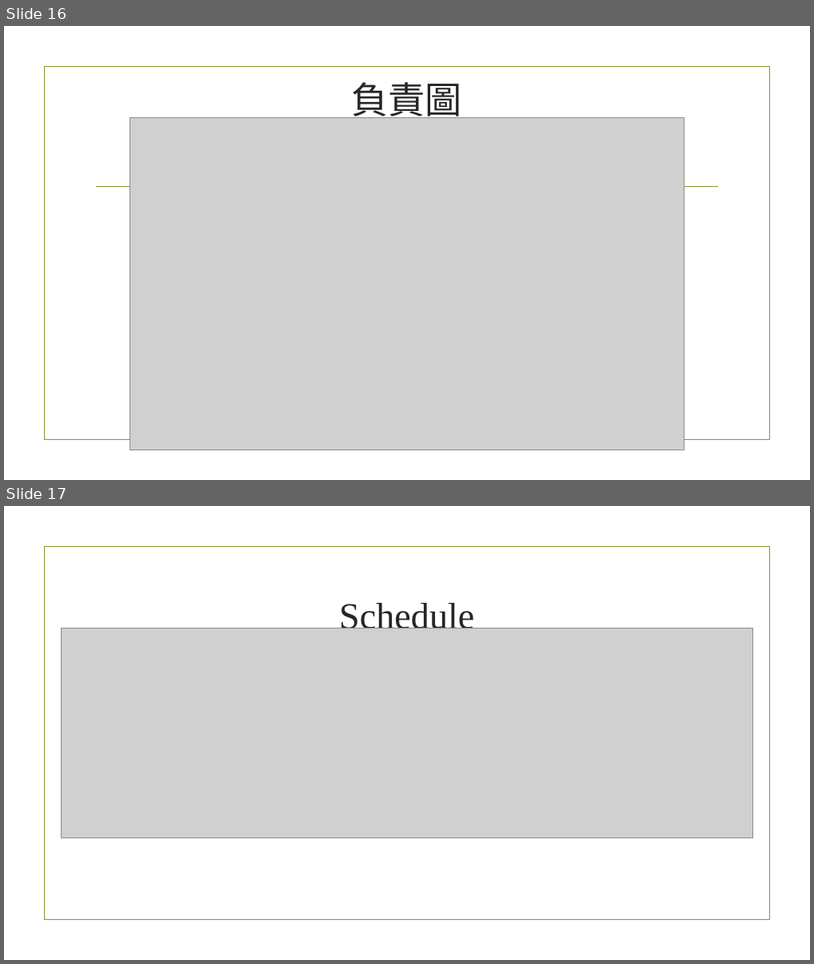
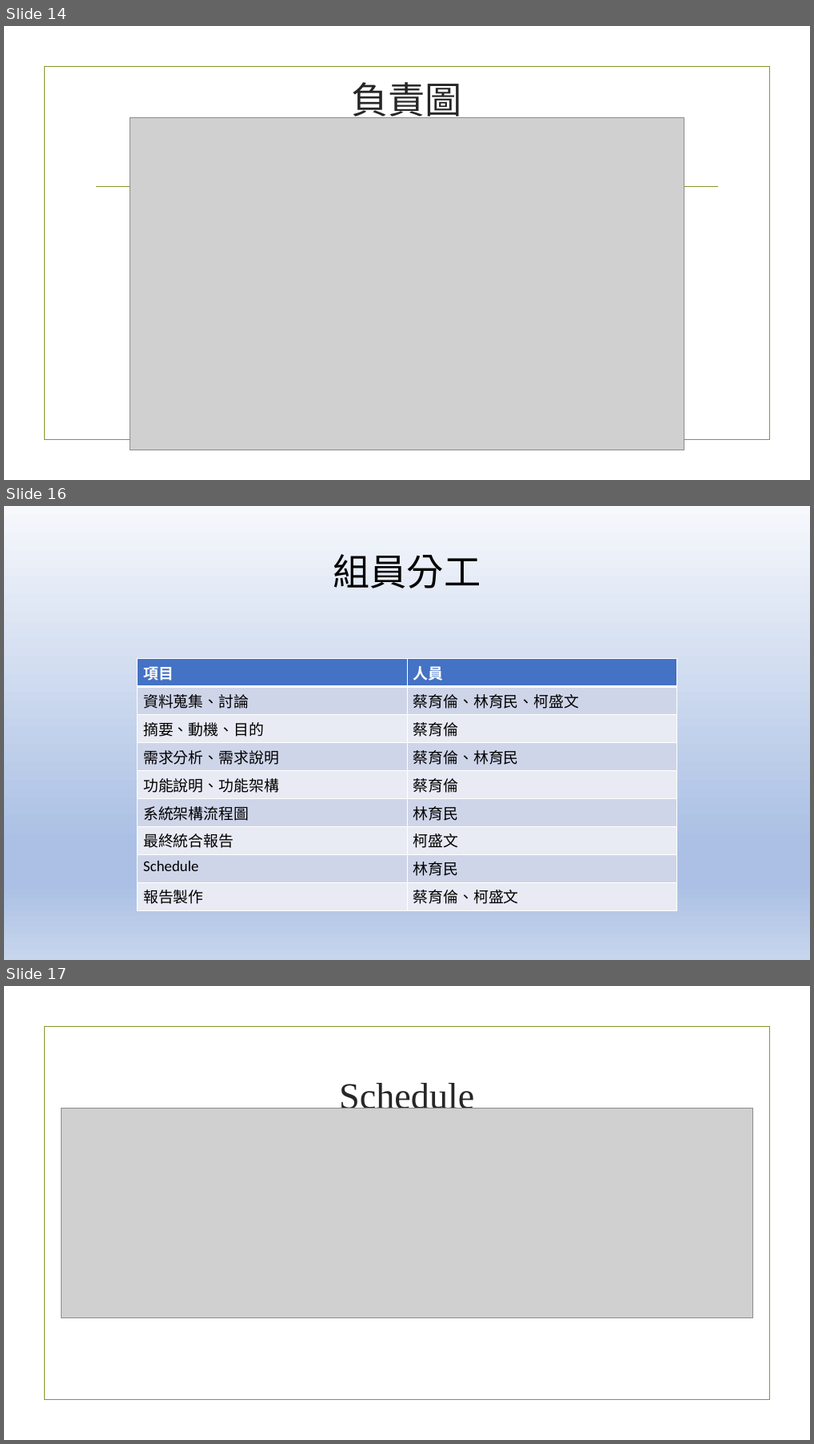
Before and after one commit to kewen0604/107_SE_Team2, a slide deck: 軟體工程期末專題報告.pptx. Shown one above the other, each under a label of ours: slides 16 and 17 before the commit, slides 14, 16 and 17 after it; the slides between them are not shown. The pictures are 814x964 and 814x1444 pixels, drawn with LibreOffice and Linux fonts; fonts in the diff are those of the drawing; grey boxes stand for pictures; background and template pictures are left out. Boxes give left, top, right and bottom in pixels: in the first picture for what was removed or moved away, otherwise in the second. Text is boxed around its words. In the diff, an @@ line names an element or a change of style, - is before the commit and + after.

```diff
--- a/軟體工程期末專題報告.pptx
+++ b/軟體工程期末專題報告.pptx
@@ slide 16 added at (x1=4, y1=506, x2=810, y2=960), background gradient #F6F8FC to #ABC0E4 to #C7D5ED @@
@@ title added at (x1=333, y1=554, x2=481, y2=588), 44 pt, text #000000 @@
+組員分工
@@ table added at (x1=137, y1=659, x2=677, y2=907), 9 rows, 2 columns @@
+項目 | 人員
+資料蒐集、討論 | 蔡育倫、林育民、柯盛文
+摘要、動機、目的 | 蔡育倫
+需求分析、需求說明 | 蔡育倫、林育民
+功能說明、功能架構 | 蔡育倫
+系統架構流程圖 | 林育民
+最終統合報告 | 柯盛文
+Schedule | 林育民
+報告製作 | 蔡育倫、柯盛文
@@ what was slide 16 is now slide 14 @@
```
Also in this commit, not shown: 4 slides changed, 1 slide removed, 1 other file.
